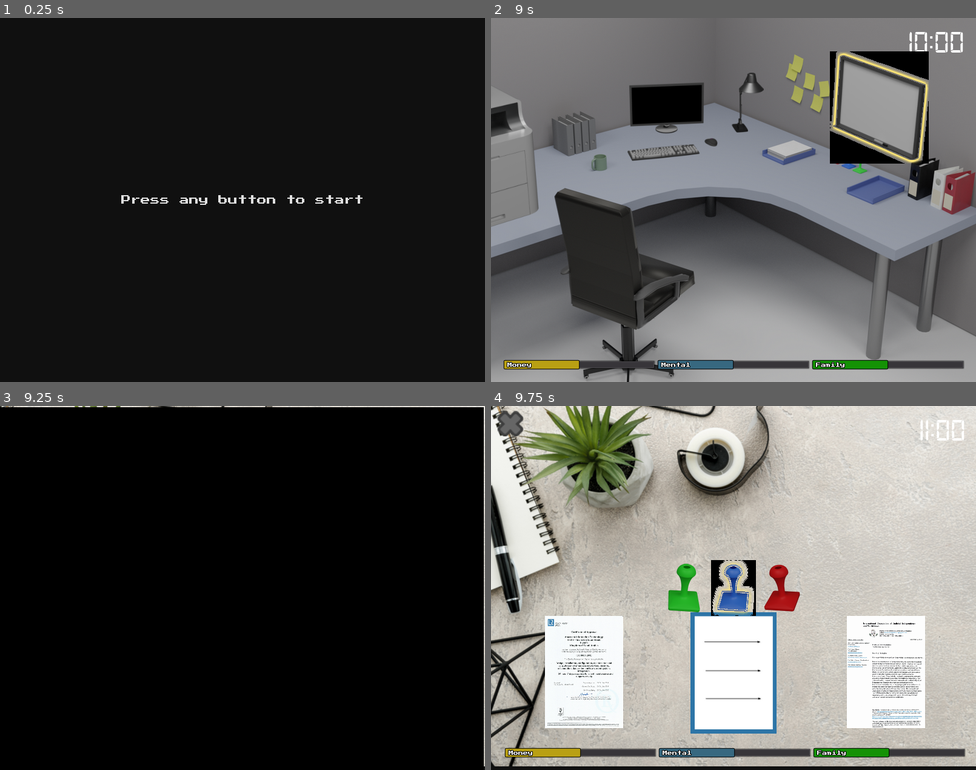
Above: before the commit, frames 1-4 (two rows, left to right).
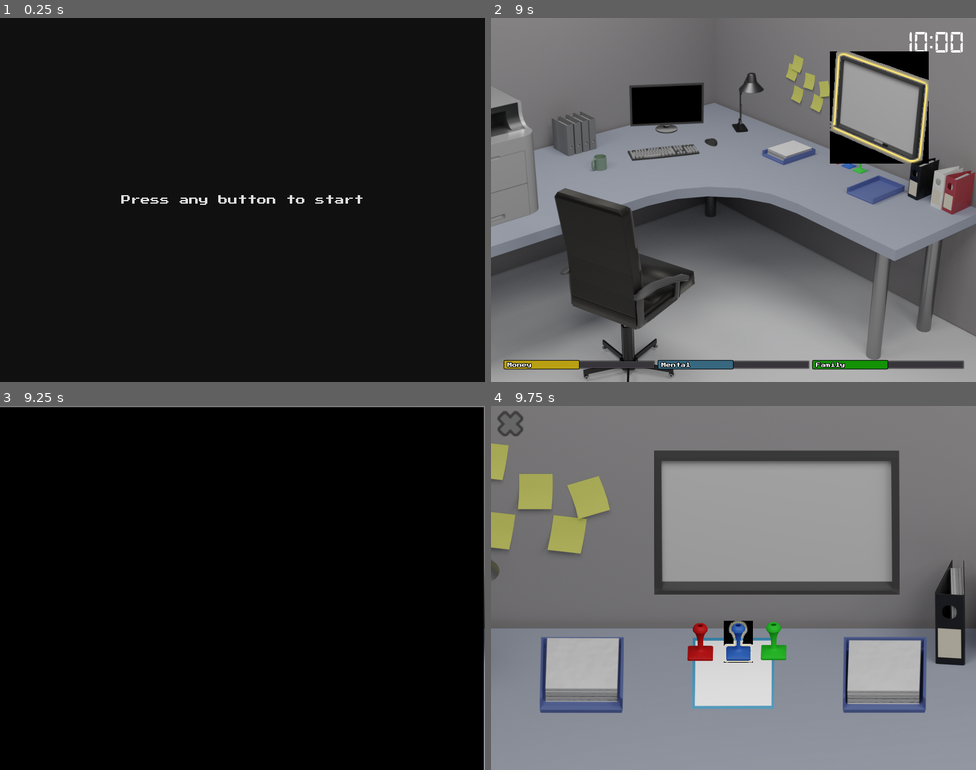
Above: after the commit, the same moments.

Repository: Trizalio/LifeLoop
Game: Godot game, scene res://scenes/main.tscn
The game is run twice, just before and just after one commit, with the same random seed, the same clock (stepped at 60 frames per second) and the same inputs. The engine's default icon, where the game draws it, is replaced by a stand-in: a white triangle on a blue panel in a dark square.
Inputs:
- Up to frame 1 (0.25 s): no input
- Up to frame 2 (9 s): click "Press any button to start" at 0.5 s; click "Press any button to start" at 1.25 s; tap Enter at 2 s; hold Right (ui_right) 2.03-2.78 s; tap Space at 2.27, 2.75, 3.02, 4.52, 5.27, 6.02, 7.52, 8.27 s; hold Down (ui_down) 2.78-3.53 s; hold Right (ui_right) 3.53-4.28 s; hold Up (ui_up) 4.28-5.03 s; hold Left (ui_left) 5.03-6.53 s; hold Down (ui_down) 6.53-7.28 s; hold Right (ui_right) 7.28-8.03 s; hold Up (ui_up) 8.03-8.78 s; hold Right (ui_right) from 8.78 s (still down)
- Up to frame 3 (9.25 s): keep holding Right (ui_right); tap Space at 9.02 s
- Up to frame 4 (9.75 s): release Right (ui_right) at 9.53 s; hold Down (ui_down) from 9.53 s (still down)

Frames 1-2 are identical in both runs. In frame 3, 0.6% of the frame differs, in the area x 0-100%, y 0-100%; in frame 4, 97%.

Commit message:
work minigame upd

Diff:
--- a/scenes/Work.gd
+++ b/scenes/Work.gd
@@ -73,11 +73,11 @@
 	get_next_sheet()
 
 func check_seal(seal_color: String):
-	if seal_color == 'blue' and sheet.frame in [0, 1]:
+	if seal_color == 'blue' and sheet.frame in [0]:
 		return true
-	if seal_color == 'green' and sheet.frame in [2, 3, 4]:
+	if seal_color == 'green' and sheet.frame in [1]:
 		return true
-	if seal_color == 'red' and sheet.frame in [5, 6, 7]:
+	if seal_color == 'red' and sheet.frame in [2]:
 		return true
 
 func get_next_sheet():
--- a/scenes/Work.tscn
+++ b/scenes/Work.tscn
@@ -1,30 +1,27 @@
-[gd_scene load_steps=30 format=2]
+[gd_scene load_steps=27 format=2]
 
 [ext_resource path="res://scenes/work.gd" type="Script" id=1]
 [ext_resource path="res://scenes/glow.tres" type="Material" id=2]
 [ext_resource path="res://art/audio/office.wav" type="AudioStream" id=3]
-[ext_resource path="res://art/sheets/arrows_red2.png" type="Texture" id=4]
+[ext_resource path="res://art/sheets/sheet_green.png" type="Texture" id=4]
 [ext_resource path="res://art/audio/positive.wav" type="AudioStream" id=5]
 [ext_resource path="res://art/seals/green.png" type="Texture" id=6]
 [ext_resource path="res://art/audio/negative.wav" type="AudioStream" id=7]
-[ext_resource path="res://art/office/officeDesk.png" type="Texture" id=8]
-[ext_resource path="res://art/sheets/arrows_blue2.png" type="Texture" id=9]
-[ext_resource path="res://art/sheets/arrows_blue.png" type="Texture" id=10]
+[ext_resource path="res://art/office/whiteboard_work.png" type="Texture" id=8]
+[ext_resource path="res://art/sheets/sheet_blue.png" type="Texture" id=9]
+[ext_resource path="res://art/sheets/sheet_red.png" type="Texture" id=10]
 [ext_resource path="res://art/sheets/hud_x.png" type="Texture" id=11]
 [ext_resource path="res://art/office/heap_left.png" type="Texture" id=12]
 [ext_resource path="res://art/seals/stamp_blue.png" type="Texture" id=13]
 [ext_resource path="res://icon.png" type="Texture" id=14]
 [ext_resource path="res://art/seals/stamp_red.png" type="Texture" id=15]
 [ext_resource path="res://art/office/heap_right.png" type="Texture" id=16]
-[ext_resource path="res://art/sheets/arrows_green3.png" type="Texture" id=17]
-[ext_resource path="res://art/sheets/arrows_green2.png" type="Texture" id=18]
 [ext_resource path="res://art/seals/stamp_green.png" type="Texture" id=19]
-[ext_resource path="res://art/sheets/arrows_green.png" type="Texture" id=20]
-[ext_resource path="res://art/sheets/arrows_red.png" type="Texture" id=21]
 [ext_resource path="res://art/seals/blue.png" type="Texture" id=22]
 [ext_resource path="res://art/seals/red.png" type="Texture" id=23]
 [ext_resource path="res://scenes/bars.tscn" type="PackedScene" id=24]
-[ext_resource path="res://art/sheets/arrows_red3.png" type="Texture" id=26]
+[ext_resource path="res://art/office/work_minigame.png" type="Texture" id=25]
+[ext_resource path="res://art/office/officeDesk2.png" type="Texture" id=27]
 
 [sub_resource type="SpriteFrames" id=1]
 animations = [ {
@@ -36,7 +33,7 @@
 
 [sub_resource type="SpriteFrames" id=2]
 animations = [ {
-"frames": [ ExtResource( 10 ), ExtResource( 9 ), ExtResource( 20 ), ExtResource( 18 ), ExtResource( 17 ), ExtResource( 4 ), ExtResource( 21 ), ExtResource( 26 ) ],
+"frames": [ ExtResource( 9 ), ExtResource( 4 ), ExtResource( 10 ) ],
 "loop": true,
 "name": "sheets",
 "speed": 0.0
@@ -103,8 +100,16 @@
 [node name="work" type="Node"]
 script = ExtResource( 1 )
 __meta__ = {
-"_edit_horizontal_guides_": [ 343.432, 533.076 ]
-}
+"_edit_horizontal_guides_": [ 343.432, 533.076 ],
+"_edit_vertical_guides_": [ 1069.15, 400.7, 800.748 ]
+}
+
+[node name="bars" parent="." instance=ExtResource( 24 )]
+visible = false
+margin_left = 0.667481
+margin_top = 0.252547
+margin_right = 0.66748
+margin_bottom = 0.252563
 
 [node name="ColorRect" type="ColorRect" parent="."]
 anchor_top = 0.000700734
@@ -115,8 +120,21 @@
 "_edit_use_anchors_": false
 }
 
-[node name="officeDesk" type="Sprite" parent="ColorRect"]
-position = Vector2( 496.916, 294.413 )
+[node name="officeDesk2" type="Sprite" parent="ColorRect"]
+visible = false
+position = Vector2( 3.26648, 3.95569 )
+texture = ExtResource( 27 )
+centered = false
+
+[node name="work_minigame" type="Sprite" parent="ColorRect"]
+position = Vector2( 400.921, 268.815 )
+texture = ExtResource( 25 )
+centered = false
+offset = Vector2( -520.921, -268.815 )
+
+[node name="whiteboard_work" type="Sprite" parent="ColorRect"]
+position = Vector2( 471.693, 192.094 )
+scale = Vector2( 0.829976, 0.829976 )
 texture = ExtResource( 8 )
 
 [node name="rules" type="Node2D" parent="."]
@@ -138,7 +156,7 @@
 
 [node name="current_sheet" type="AnimatedSprite" parent="sheets"]
 position = Vector2( 150, 440 )
-scale = Vector2( 0.5, 0.5 )
+scale = Vector2( 0.4, 0.5 )
 frames = SubResource( 2 )
 animation = "sheets"
 
@@ -156,10 +174,11 @@
 texture = ExtResource( 14 )
 
 [node name="draw_pile2" type="TextureRect" parent="sheets"]
-margin_left = 76.0
-margin_top = 346.0
-margin_right = 231.0
-margin_bottom = 531.0
+margin_left = 72.0
+margin_top = 351.0
+margin_right = 227.0
+margin_bottom = 536.0
+rect_scale = Vector2( 0.9, 0.9 )
 rect_pivot_offset = Vector2( 80, 92.5 )
 texture = ExtResource( 12 )
 expand = true
@@ -169,10 +188,11 @@
 }
 
 [node name="result_pile" type="TextureRect" parent="sheets"]
-margin_left = 573.845
-margin_top = 346.0
-margin_right = 728.845
-margin_bottom = 531.0
+margin_left = 571.845
+margin_top = 351.0
+margin_right = 726.845
+margin_bottom = 536.0
+rect_scale = Vector2( 0.9, 0.9 )
 rect_pivot_offset = Vector2( 80, 92.5 )
 texture = ExtResource( 16 )
 expand = true
@@ -196,17 +216,20 @@
 
 [node name="green" type="Sprite" parent="seals"]
 modulate = Color( 0.596078, 1, 0.592157, 1 )
-position = Vector2( 320, 300 )
+position = Vector2( 466.379, 387.308 )
+scale = Vector2( 0.35, 0.35 )
 texture = ExtResource( 19 )
 
 [node name="blue" type="Sprite" parent="seals"]
 use_parent_material = true
-position = Vector2( 400, 300 )
+position = Vector2( 408, 388.218 )
+scale = Vector2( 0.35, 0.35 )
 texture = ExtResource( 13 )
 
 [node name="red" type="Sprite" parent="seals"]
 modulate = Color( 1, 0.545098, 0.545098, 1 )
-position = Vector2( 480, 300 )
+position = Vector2( 345.5, 389.214 )
+scale = Vector2( 0.35, 0.35 )
 texture = ExtResource( 15 )
 
 [node name="audio" type="Node2D" parent="."]
@@ -216,10 +239,6 @@
 
 [node name="positive" type="AudioStreamPlayer2D" parent="audio"]
 stream = ExtResource( 5 )
-
-[node name="bars" parent="." instance=ExtResource( 24 )]
-margin_left = 3.49585
-margin_right = 3.49585
 
 [node name="AudioStreamPlayer" type="AudioStreamPlayer" parent="."]
 stream = ExtResource( 3 )
Binary file added: art/office/Paper_worktable_Box.png
Not shown, added: art/office/Paper_worktable_Box.png.import
Binary file removed: art/office/Papers_work.png
Binary file changed: art/office/heap_left.png
Binary file changed: art/office/heap_right.png
Binary file added: art/office/office_light.png
Not shown, added: art/office/office_light.png.import
Binary file added: art/office/work_minigame.png
Not shown, added: art/office/work_minigame.png.import
Binary file added: art/seals/Paper_worktable_Stamps.png
Not shown, added: art/seals/Paper_worktable_Stamps.png.import
Binary file changed: art/seals/blue.png
(and 12 more such lines)
